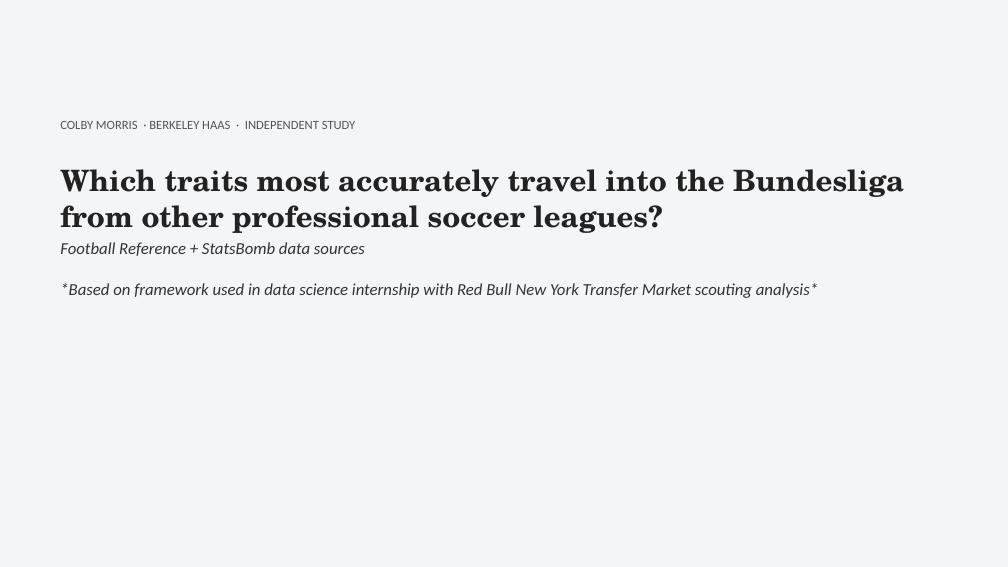
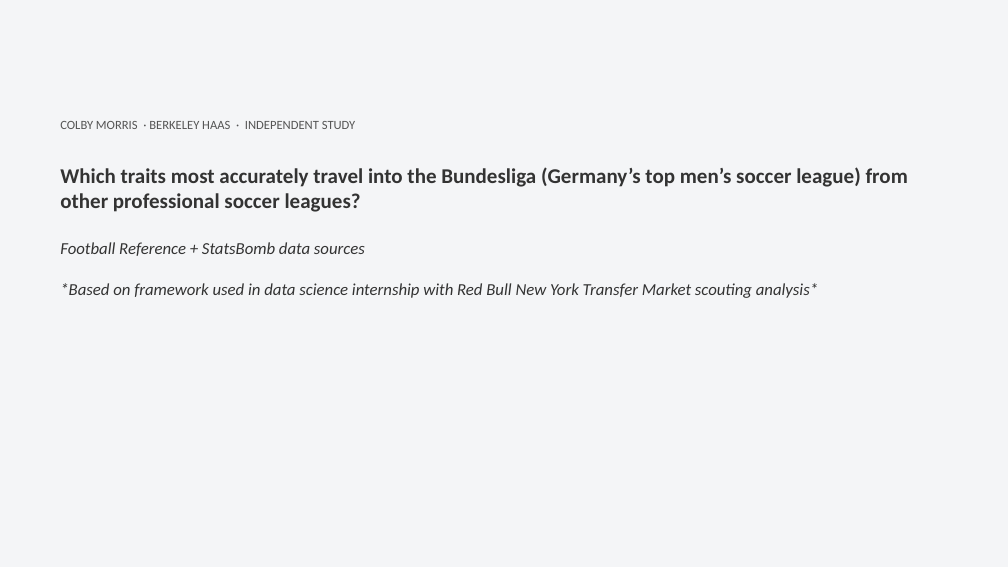
Before and after one commit to colbymorris08/bundesliga-transfer-traits, a slide deck: slide 1 of bundesliga_transfer_traits.pptx. Drawn at 1008x567 pixels with LibreOffice and Linux fonts; fonts in the diff are those of the drawing. Boxes give left, top, right and bottom in pixels: in the first picture for what was removed or moved away, otherwise in the second. Text is boxed around its words. In the diff, an @@ line names an element or a change of style, - is before the commit and + after.

```diff
--- a/bundesliga_transfer_traits.pptx
+++ b/bundesliga_transfer_traits.pptx
@@ text at [60,167,908,212]: text changed; size 28 to 20 pt; font TeX Gyre Schola to Calibri; text colour #222222 to #333333 @@
-Which traits most accurately travel into the Bundesliga from other professional soccer leagues?
+Which traits most accurately travel into the Bundesliga (Germany’s top men’s soccer league) from other professional soccer leagues?
```
Also in this commit, not shown: 7 other slides changed.
